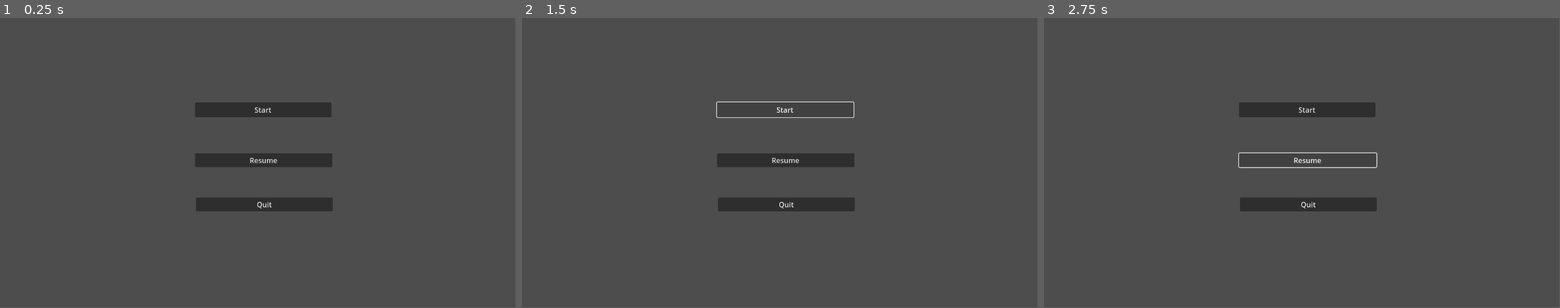
Above: before the commit, frames 1-3 (left to right).
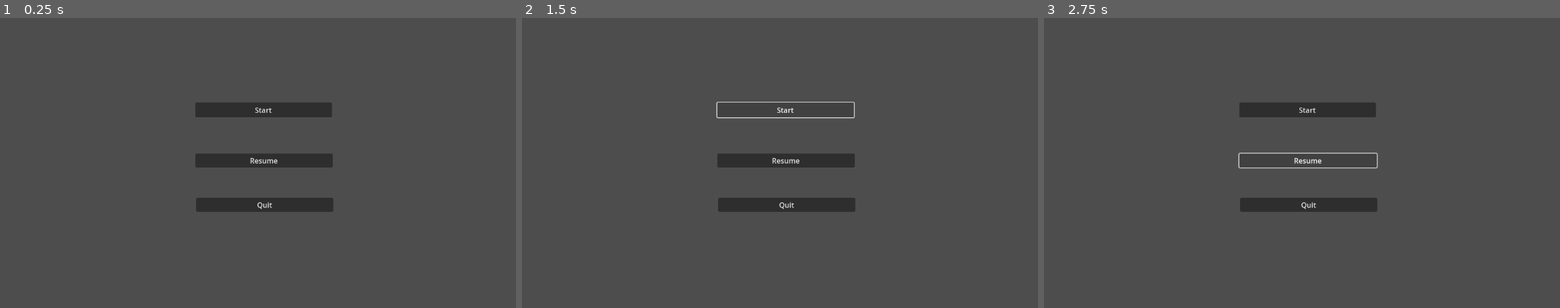
Above: after the commit, the same moments.

Repository: Leone2004/LandLockedLigersGame
Game: Godot game, scene res://Scenes/mainmenu.tscn
Same seed, same stepped clock (60 frames per second), same inputs: the game is played once before the commit and once after it.
Inputs:
- Up to frame 1 (0.25 s): no input
- Up to frame 2 (1.5 s): click "Start" at 0.5 s; click "Start" at 1.25 s
- Up to frame 3 (2.75 s): click "Resume" at 2 s
In our replay, the window is 799x449 before the commit and 800x450 after it. These sizes can differ from the game's own. Grey fills any space a smaller window leaves; there, only what the larger window draws over its background counts as a difference.

The runs differ from the first frame. In frame 1, 0.2% of the frame differs, in the area x 38-65%, y 30-67%; in frame 2, 0.3%; in frame 3, 0.4%, in the area x 37-65%, y 30-67%.

Commit message:
Added the UI and Canvas Layer to the shopping store

Diff:
--- a/cookingupsuccessgame/Scenes/GroceryStore.tscn
+++ b/cookingupsuccessgame/Scenes/GroceryStore.tscn
@@ -1,3 +1,66 @@
-[gd_scene format=3 uid="uid://ytwvoc765rk3"]
+[gd_scene load_steps=3 format=3 uid="uid://ytwvoc765rk3"]
+
+[ext_resource type="Script" uid="uid://brx8kajls5irq" path="res://Scripts/ShoppingStoreButtons.gd" id="1_6pps0"]
+[ext_resource type="Texture2D" uid="uid://5mgc7ux7nk1g" path="res://Art/icon.svg" id="2_pk8ln"]
 
 [node name="ShoppingScene" type="Node2D"]
+
+[node name="Control" type="Control" parent="."]
+layout_mode = 3
+anchors_preset = 0
+offset_right = 40.0
+offset_bottom = 40.0
+script = ExtResource("1_6pps0")
+
+[node name="CanvasLayer" type="CanvasLayer" parent="Control"]
+
+[node name="Back" type="Button" parent="Control/CanvasLayer"]
+offset_left = 18.0
+offset_top = 323.0
+offset_right = 63.0
+offset_bottom = 354.0
+text = "Back
+"
+
+[node name="Next" type="Button" parent="Control/CanvasLayer"]
+offset_left = 1036.0
+offset_top = 340.0
+offset_right = 1081.0
+offset_bottom = 371.0
+text = "Next
+"
+
+[node name="Finished" type="Button" parent="Control/CanvasLayer"]
+offset_left = 942.0
+offset_top = 566.0
+offset_right = 1092.0
+offset_bottom = 597.0
+text = "Finished Shopping
+"
+
+[node name="ShoppingList" type="Button" parent="Control/CanvasLayer"]
+offset_left = 966.0
+offset_top = 55.0
+offset_right = 1078.0
+offset_bottom = 86.0
+text = "Shopping List
+"
+
+[node name="Camera2D" type="Camera2D" parent="."]
+
+[node name="Icon" type="Sprite2D" parent="."]
+position = Vector2(332, 161)
+texture = ExtResource("2_pk8ln")
+
+[node name="Icon2" type="Sprite2D" parent="."]
+position = Vector2(1263, -178)
+texture = ExtResource("2_pk8ln")
+
+[node name="Icon3" type="Sprite2D" parent="."]
+position = Vector2(-1036, 198)
+texture = ExtResource("2_pk8ln")
+
+[connection signal="pressed" from="Control/CanvasLayer/Back" to="Control" method="_on_back_pressed"]
+[connection signal="pressed" from="Control/CanvasLayer/Next" to="Control" method="_on_next_pressed"]
+[connection signal="pressed" from="Control/CanvasLayer/Finished" to="Control" method="_on_finished_pressed"]
+[connection signal="pressed" from="Control/CanvasLayer/ShoppingList" to="Control" method="_on_shopping_list_pressed"]
--- /dev/null
+++ b/cookingupsuccessgame/Scenes/cooking.tscn
@@ -0,0 +1,3 @@
+[gd_scene format=3 uid="uid://ccjtqqsxfsxdj"]
+
+[node name="CookingScene" type="Node2D"]
--- /dev/null
+++ b/cookingupsuccessgame/Scenes/oven_scene.tscn
@@ -0,0 +1,3 @@
+[gd_scene format=3 uid="uid://wjye2oajgcmk"]
+
+[node name="OvenScene" type="Node2D"]
--- /dev/null
+++ b/cookingupsuccessgame/Scenes/shopping_list.tscn
@@ -0,0 +1,3 @@
+[gd_scene format=3 uid="uid://dvhspowe5pn6t"]
+
+[node name="ShoppingListScene" type="Node2D"]
--- /dev/null
+++ b/cookingupsuccessgame/Scripts/ShoppingStoreButtons.gd
@@ -0,0 +1,30 @@
+extends Control
+
+@onready var BackButton : Button = $Back
+@onready var NextButton : Button = $Next
+@onready var FinishedButton : Button = $Finished
+@onready var ShoppingButton : Button = $ShoppingList
+@onready var camera : Camera2D = $"../Camera2D"
+
+var aisle_index := 0  # keeps track of which aisle we're on
+
+func _on_back_pressed() -> void:
+	var screen_width := get_viewport().get_visible_rect().size.x
+	print("back button was pressed")
+
+	if aisle_index > 0:
+		aisle_index -= 1
+		camera.position.x = aisle_index * screen_width
+
+func _on_next_pressed() -> void:
+	var screen_width := get_viewport().get_visible_rect().size.x
+	print("next button was pressed")
+
+	aisle_index += 1  # increase aisle
+	camera.position.x = aisle_index * screen_width
+
+func _on_finished_pressed() -> void:
+	print("finished button was pressed")
+
+func _on_shopping_list_pressed() -> void:
+	print("shopping list button was pressed")
--- a/cookingupsuccessgame/project.godot
+++ b/cookingupsuccessgame/project.godot
@@ -18,6 +18,7 @@
 [display]
 
 window/size/mode=3
+window/stretch/mode="viewport"
 
 [rendering]
 
Not shown, added: cookingupsuccessgame/Scripts/ShoppingStoreButtons.gd.uid
